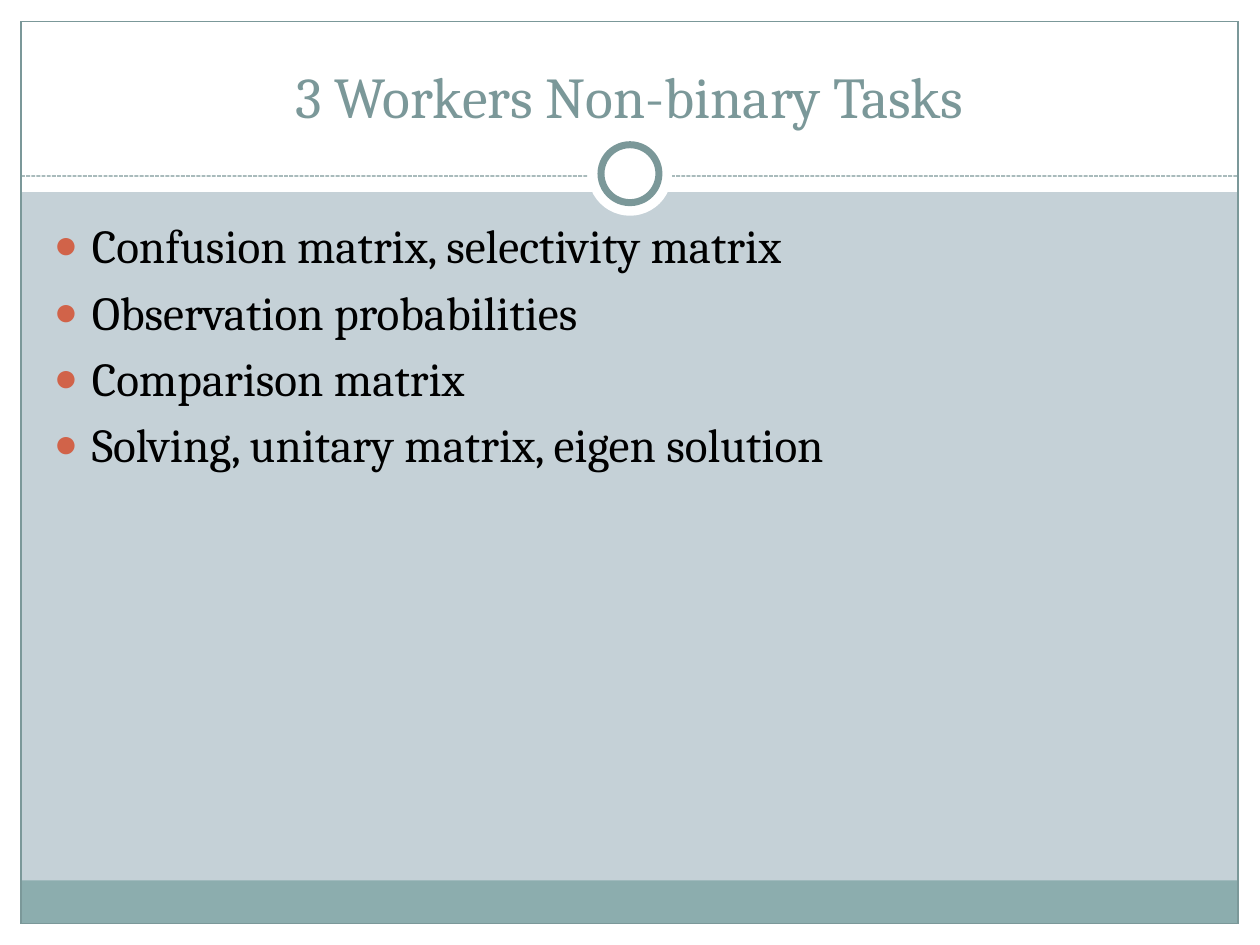
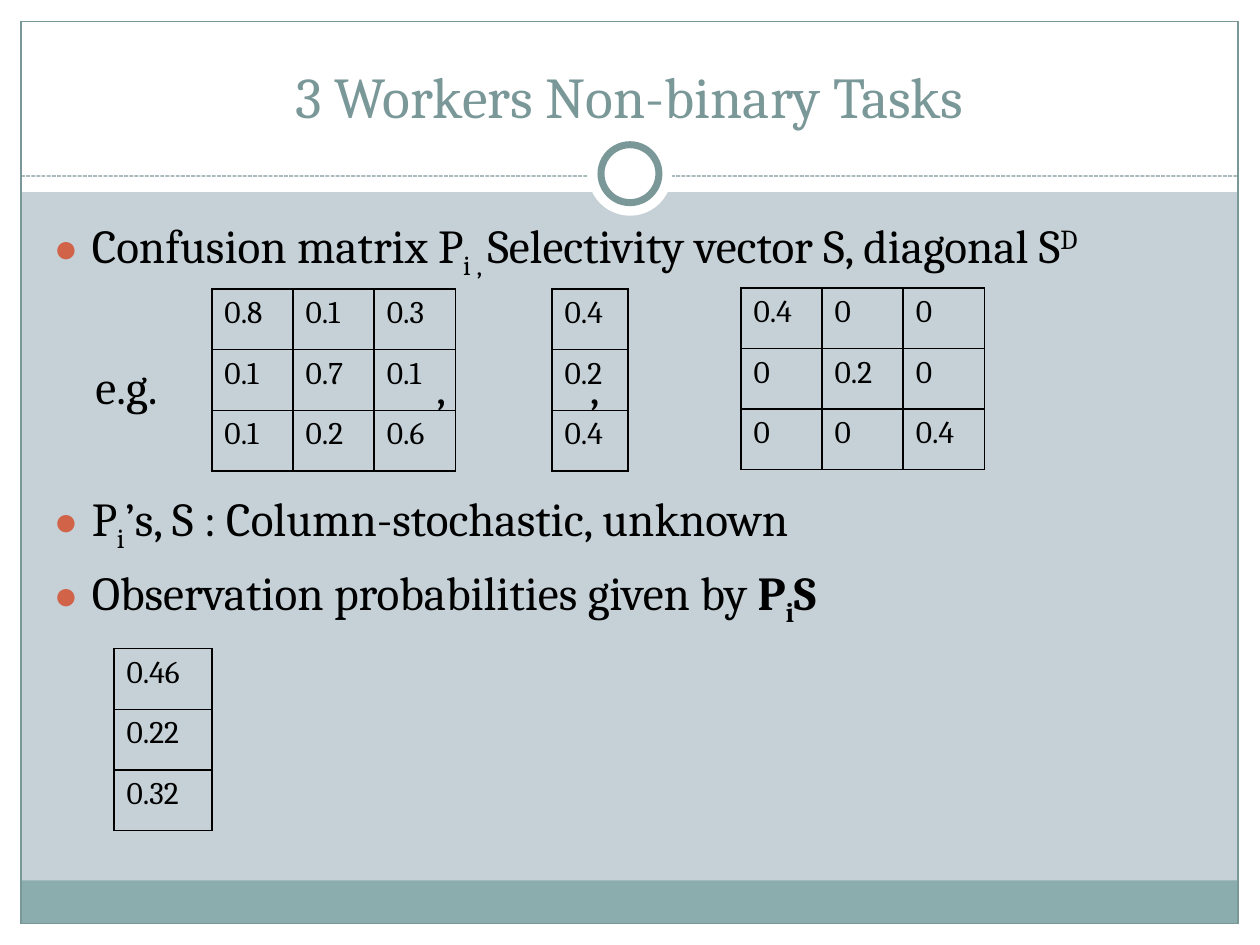
Before and after one commit to brahmaneya/WorkerEvaluationGeneral, a slide deck: slide 9 of Presentation/WorkerEval.pptx. Drawn at 1260x945 pixels with LibreOffice and Linux fonts; fonts in the diff are those of the drawing. Boxes give left, top, right and bottom in pixels: in the first picture for what was removed or moved away, otherwise in the second. Text is boxed around its words. In the diff, an @@ line names an element or a change of style, - is before the commit and + after.

```diff
--- a/Presentation/WorkerEval.pptx
+++ b/Presentation/WorkerEval.pptx
@@ text at [92,229,1028,620]: text changed @@
-● Confusion matrix, selectivity matrix
-● Observation probabilities
-● Comparison matrix
-● Solving, unitary matrix, eigen solution
+● Confusion matrix Pi , Selectivity vector S, diagonal SD
+e.g. , ,
+● Pi’s, S : Column-stochastic, unknown
+● Observation probabilities given by PiS
@@ table added at [212,289,454,470], 3 rows, 3 columns @@
+0.8 | 0.1 | 0.3
+0.1 | 0.7 | 0.1
+0.1 | 0.2 | 0.6
@@ table added at [552,289,627,470], 3 rows, 1 columns @@
+0.4
+0.2
+0.4
@@ table added at [741,287,983,469], 3 rows, 3 columns @@
+0.4 | 0 | 0
+0 | 0.2 | 0
+0 | 0 | 0.4
@@ table added at [113,649,212,830], 3 rows, 1 columns @@
+0.46
+0.22
+0.32
```
Also in this commit, not shown: 2 slides added.
